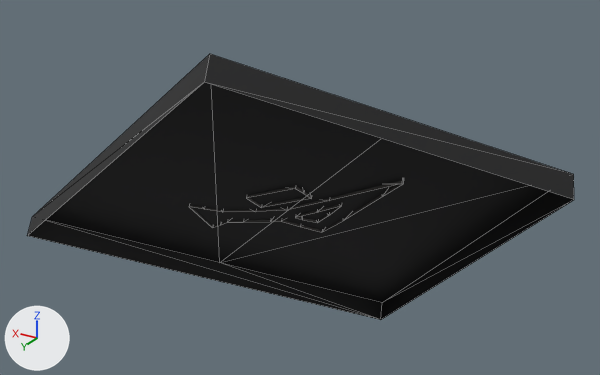
The OBJ model src/main/resources/assets/stargate/models/DHD/011.obj, before and after one commit.
Before and after are seen from a 50 mm camera at (0.1316, 0.0521, 0.8575) aimed at (0.2367, -0.123, 0.77). Every picture has the same lights, and +X, +Y and +Z are marked at lower left. The picture after the commit comes second. Mesh edges are drawn as thin lines. Where no turn or scale is listed for an object, it has been applied to the vertices.

The older version as bpy lines, for what is in view:
```python
me_011 = bpy.data.meshes.new('011')
me_011.from_pydata(...)  # 68 vertices, 99 faces; spans x 0.1648..0.3136, y -0.1728..-0.0631, z 0.7055..0.8201
me_011.materials.append(mat_glyph)  # picture img_milky_way_dhd_glyphs_png
ob_011 = bpy.data.objects.new('011', me_011)
ob_011.location = (0.0, 0.0, 0.0)
```
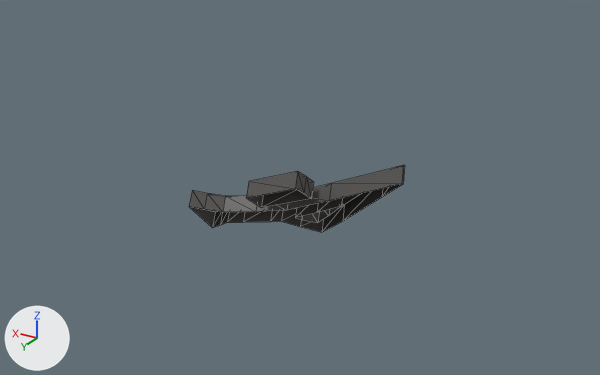
The change, as a list of edits to the scene's bpy script:
```text
Change me_011:
    used by ob_011; location = (0.0, 0.0, 0.0)
    remove me_011.from_pydata(...)  # 68 vertices, 99 faces; spans x 0.1648..0.3136, y -0.1728..-0.0631, z 0.7055..0.8201
    add me_011.from_pydata(...)  # 58 vertices, 85 faces; spans x 0.202..0.2628, y -0.1292..-0.1057, z 0.7546..0.786
    me_011 part 1: the loose piece of 10 vertices spanning x 0.1648..0.3136, y -0.1728..-0.0631, z 0.7055..0.8201 is deleted
```

Boxes [x1, y1, x2, y2] around the edits, measured in the pictures (600 x 375 px):
'011', reshaped (60% narrower, 75% shorter): before [27, 54, 574, 320]; after [189, 165, 405, 232]
part 1 of me_011, deleted: before [27, 54, 574, 320]
